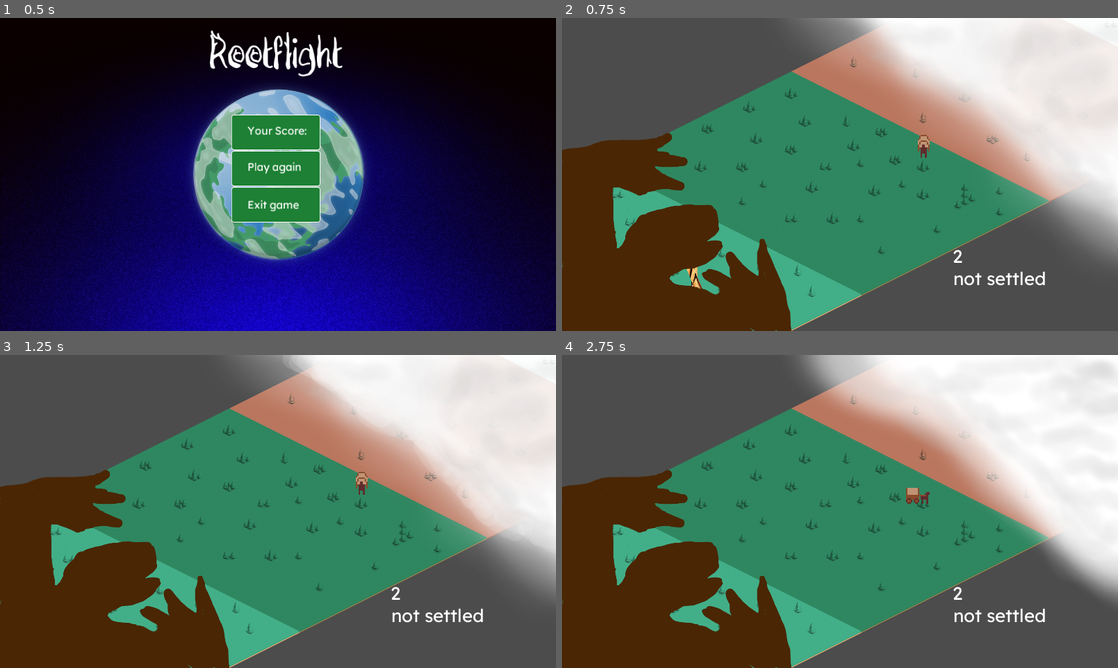
Above: before the commit, frames 1-4 (two rows, left to right).
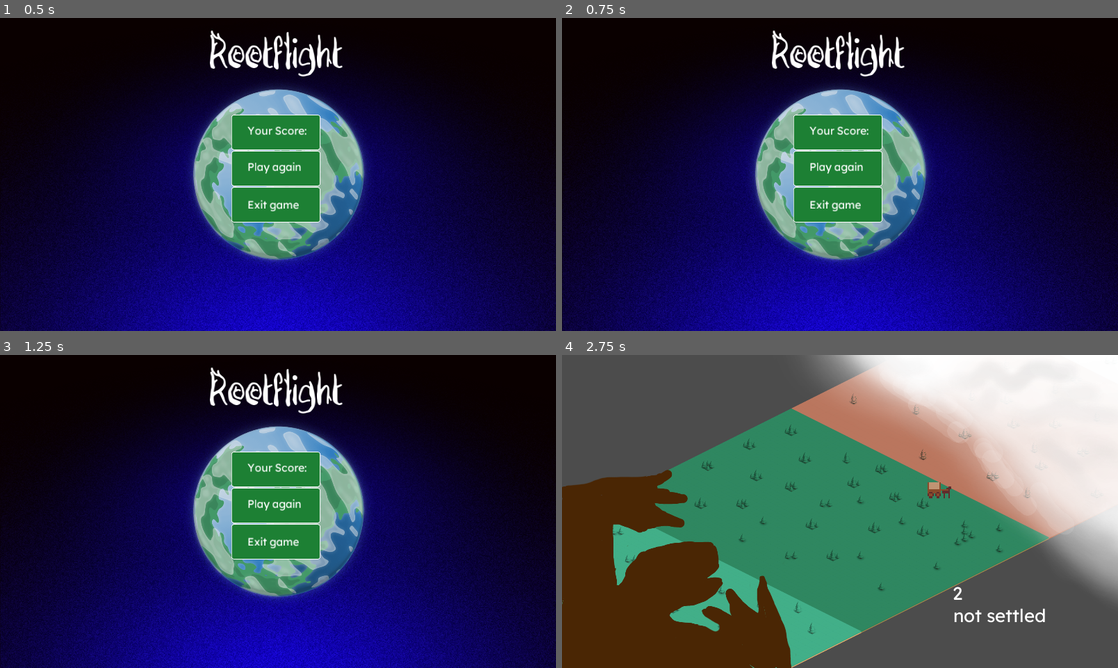
Above: after the commit, the same moments.

Repository: rayosdev/Doorigin
Game: Godot game, scene res://scenes/EndScreen.tscn
The game is run twice, just before and just after one commit, with the same random seed, the same clock (stepped at 60 frames per second) and the same inputs. This scene is started directly instead of the project's main scene.
Inputs (mouse positions are in pixels of both pictures, inside the frame that each line leads up to):
- Up to frame 1 (0.5 s): no input
- Up to frame 2 (0.75 s): click "Your Score:" at 0.5 s
- Up to frame 3 (1.25 s): no input
- Up to frame 4 (2.75 s): click (840, 505) at 1.25 s, where only the run after the commit has a clickable "Play again"; move the mouse to (962, 495) at 2.02 s; hold D (move_right) from 2.03 s (still down); tap Space (place_tower) at 2.1 s; click (962, 495) at 2.17 s

Frame 1 is identical in both runs. In frame 2, 99% of the frame differs, in the area x 0-100%, y 0-100%; in frame 3, 99%; in frame 4, 9.0%.

Commit message:
Fiks eksportsettings og menyer

Diff:
--- a/project.godot
+++ b/project.godot
@@ -10,8 +10,8 @@
 
 [application]
 
-config/name="Global Game Jam"
-run/main_scene="res://Main.tscn"
+config/name="Rootflight"
+run/main_scene="res://scenes/StartScreen.tscn"
 config/icon="res://icon.png"
 
 [autoload]
@@ -23,10 +23,14 @@
 
 window/size/width=1920
 window/size/height=1080
+window/size/fullscreen=true
 window/size/test_width=960
 window/size/test_height=540
 window/stretch/mode="2d"
 window/stretch/aspect="keep"
+window/tablet_driver.editor="winink"
+window/tablet_driver.Windows="winink"
+window/size/fullscreen.Windows.editor=false
 
 [editor_plugins]
 
--- a/scenes/EndScreen.tscn
+++ b/scenes/EndScreen.tscn
@@ -147,6 +147,5 @@
 stream = ExtResource( 7 )
 autoplay = true
 
-[connection signal="pressed" from="VBoxContainer/HBoxContainer/VBoxContainer/YourScore" to="." method="_on_TextureButton_pressed"]
 [connection signal="pressed" from="VBoxContainer/HBoxContainer/VBoxContainer/PlayAgain" to="." method="_on_TextureButton_pressed"]
-[connection signal="pressed" from="VBoxContainer/HBoxContainer/VBoxContainer/ExitGame" to="." method="_on_TextureButton_pressed"]
+[connection signal="pressed" from="VBoxContainer/HBoxContainer/VBoxContainer/ExitGame" to="." method="_exit_game"]
--- a/script/Player.gd
+++ b/script/Player.gd
@@ -47,5 +47,5 @@
 
 func _on_HurtBox_area_entered(area:Area2D):
 # warning-ignore:return_value_discarded
-	get_tree().change_scene("res://EndScreen.tscn")
+	get_tree().change_scene("res://scenes/EndScreen.tscn")
 	print_debug("Player dead")
--- a/script/StartScreen.gd
+++ b/script/StartScreen.gd
@@ -1,22 +1,11 @@
 extends Control
 
-# Declare member variables here. Examples:
-# var a = 2
-# var b = "text"
-
-
-# Called when the node enters the scene tree for the first time.
 func _ready():
-	pass # Replace with function body.
-
-
-# Called every frame. 'delta' is the elapsed time since the previous frame.
-#func _process(delta):
-#	pass
-
+	pass
 
 func _on_TextureButton_pressed():
-	#load main scene
 # warning-ignore:return_value_discarded
 	get_tree().change_scene("res://Main.tscn")
-	pass # Replace with function body.
+
+func _exit_game():
+	get_tree().quit()
Not shown, changed: export_presets.cfg
